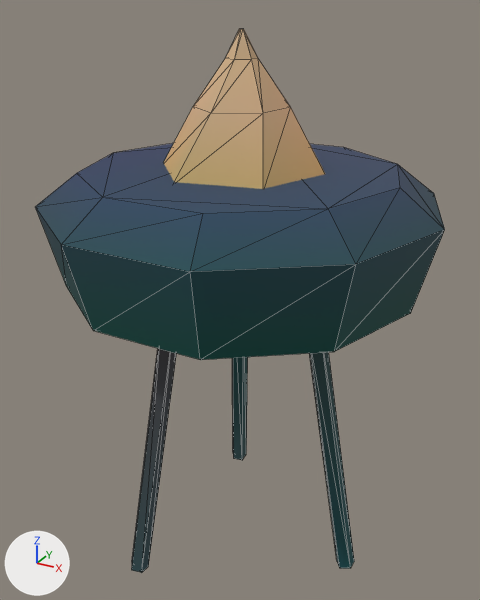
A saved change to the glTF model assets/kit/brazier_lit.glb.
The view is the same before and after, from a 50 mm lens placed at (0.59, -1.08, 1.113), pointed at (-0.009, 0.01, 0.568). Lighting does not change. The marker at lower left points along +X, +Y and +Z. The picture after the commit comes second. Mesh edges are drawn as thin lines. Vertices at exactly the same position are counted once.

In view in the first picture: 'bowl', 'brazier_flame', 'leg', 'leg.001', 'leg.002'.
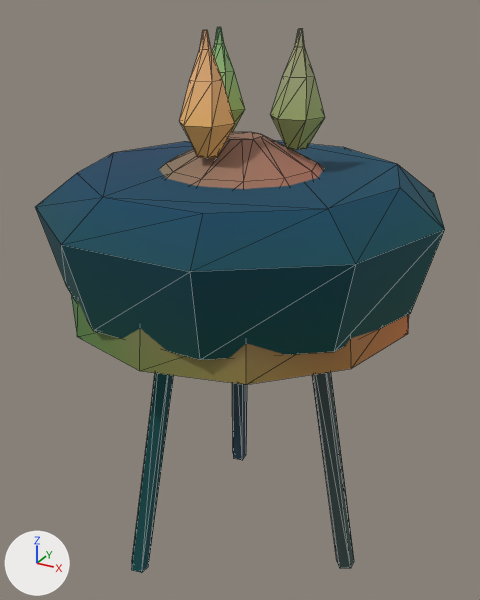
What changed in the scene script:
```text
Add mat_m_ember:
    mat_m_ember = bpy.data.materials.new('M_ember')
    # nodes: BsdfPrincipled, Mix, OutputMaterial, VertexColor
    # colours: orange #f3a061, mixed with the vertex colours
Change me_bowl:
    where me_bowl.from_pydata(...)  # 40 vertices, 76 faces; spans x -0.38..0.38, y -0.361..0.361, z 0.52..0.84
    used by ob_bowl; location = (0.0, 0.0, 0.0)
    me_bowl part 1: 48 faces centred in x -0.342..0.342, y -0.349..0.349, z 0.52..0.727 are repainted in the vertex colours; the middle colour goes from cyan #3fdab8 to cyan #00d5b8
    me_bowl part 2: 28 faces centred in x -0.329..0.329, y -0.336..0.336, z 0.8..0.84 are repainted in the vertex colours; the middle colour goes from blue #9acafc to cyan #00c9fc
Change me_leg:
    where me_leg.from_pydata(...)  # 10 vertices, 16 faces; spans x 0.14..0.276, y -0.019..0.019, z -0.004..0.563
    used by ob_leg; location = (0.0, 0.0, 0.0)
    me_leg part 3: 13 faces centred in x 0.178..0.269, y -0.017..0.017, z -0.001..0.376 are repainted in the vertex colours; the middle colour goes from cyan #48ddd4 to green #b8efd4
Change me_leg_002:
    where me_leg_002.from_pydata(...)  # 10 vertices, 16 faces; spans x -0.15..-0.064, y -0.244..-0.12, z -0.003..0.563
    used by ob_leg_002; location = (0.0, 0.0, 0.0)
    me_leg_002 part 4: 8 faces centred in x -0.133..-0.097, y -0.235..-0.182, z -0.002..0.189 are repainted in the vertex colours; the middle colour goes from cyan #93dbd7 to cyan #00dfd7
    me_leg_002 part 5: 5 faces centred in x -0.112..-0.081, y -0.181..-0.151, z 0.371..0.376 are repainted in the vertex colours; the middle colour goes from light grey #d6cbc3 to cyan #00d4c3
Add me_brazier_flame2:
    me_brazier_flame2.from_pydata(...)  # 30 vertices, 56 faces; spans x -0.049..0.049, y -0.047..0.047, z 0.0..0.2
    me_brazier_flame2.materials.append(mat_m_flame)
Add me_brazier_flame1:
    me_brazier_flame1.from_pydata(...)  # 30 vertices, 56 faces; spans x -0.049..0.049, y -0.047..0.047, z 0.0..0.2
    me_brazier_flame1.materials.append(mat_m_flame)
Add me_brazier_flame0:
    me_brazier_flame0.from_pydata(...)  # 30 vertices, 56 faces; spans x -0.049..0.049, y -0.047..0.047, z 0.0..0.2
    me_brazier_flame0.materials.append(mat_m_flame)
Add me_brazier_embers:
    me_brazier_embers.from_pydata(...)  # 60 vertices, 116 faces; spans x -0.34..0.34, y -0.34..0.34, z 0.58..0.9
    me_brazier_embers.materials.append(mat_m_ember)
Remove ob_brazier_flame:
    ob_brazier_flame = bpy.data.objects.new('brazier_flame', me_brazier_flame)
    ob_brazier_flame.location = (0.0, 0.0, 0.74)
Add ob_brazier_flame2:
    ob_brazier_flame2 = bpy.data.objects.new('brazier_flame2', me_brazier_flame2)
    ob_brazier_flame2.location = (-0.012, -0.099, 0.88)
Add ob_brazier_flame1:
    ob_brazier_flame1 = bpy.data.objects.new('brazier_flame1', me_brazier_flame1)
    ob_brazier_flame1.location = (-0.08, 0.06, 0.88)
Add ob_brazier_flame0:
    ob_brazier_flame0 = bpy.data.objects.new('brazier_flame0', me_brazier_flame0)
    ob_brazier_flame0.location = (0.092, 0.039, 0.88)
Add ob_brazier_embers:
    ob_brazier_embers = bpy.data.objects.new('brazier_embers', me_brazier_embers)
    ob_brazier_embers.location = (0.0, 0.0, 0.0)
```

Where the change shows, as pixel boxes [x1, y1, x2, y2] in the pictures (480 x 600 px):
'brazier_embers', added: after [72, 132, 409, 385]
'brazier_flame', deleted: before [164, 29, 325, 189]
'brazier_flame2', added (orange): after [179, 30, 235, 158]
'brazier_flame0', added (green): after [270, 29, 325, 150]
'brazier_flame1', added (green): after [212, 27, 245, 132]
part 1 of me_bowl, recoloured: [36, 209, 444, 360] in both
part 2 of me_bowl, recoloured (blue to cyan): [35, 143, 445, 272] in both
part 3 of me_leg, recoloured: before [309, 352, 354, 568]; after [312, 372, 354, 568]
part 4 of me_leg_002, recoloured: before [132, 349, 171, 573]; after [132, 373, 168, 573]
part 5 of me_leg_002, recoloured: before [133, 348, 176, 568]; after [133, 373, 174, 568]
